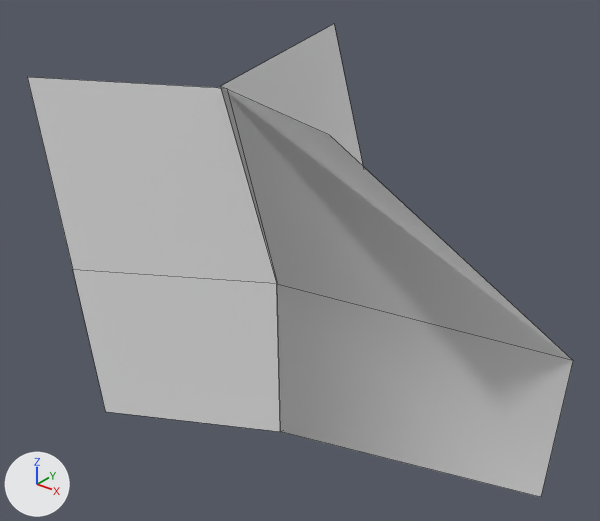
Two versions of the FBX model Assets/Art/3D Assets/SM_Grass_03.fbx, one commit apart.
Both versions are drawn from a camera (50 mm lens) standing at (0.144, -0.451, 0.388) and looking at (-0.204, -0.016, 0.119). Every picture has the same lights, and +X, +Y and +Z are marked at lower left. Mesh edges are drawn as thin lines. Where no turn or scale is listed for an object, it has been applied to the vertices.

Script lines for the objects in view, before the commit:
```python
me_plane_013 = bpy.data.meshes.new('Plane.013')
me_plane_013.from_pydata([(-0.119, -0.124, -0.008), (-0.165, -0.121, 0.251), (0.003, -0.053, -0.011), (-0.043, -0.05, 0.249), (-0.152, -0.114, 0.104), (0.002, -0.054, 0.117)], [], [(4, 5, 3, 1), (0, 2, 5, 4)])
me_plane_013.materials.append(mat_material_009)  # white #e7e7e7
me_plane_014 = bpy.data.meshes.new('Plane.014')
me_plane_014.from_pydata(...)  # 9 vertices, 4 faces; spans x -0.091..0.199, y -0.121..0.138, z -0.011..0.26
me_plane_014.materials.append(mat_material_009)  # white #e7e7e7
ob_plane_009 = bpy.data.objects.new('Plane.009', me_plane_013)
ob_plane_009.location = (-0.1962, -0.0002, 0.0005)
ob_plane_010 = bpy.data.objects.new('Plane.010', me_plane_014)
ob_plane_010.location = (-0.1962, -0.0002, 0.0005)
```
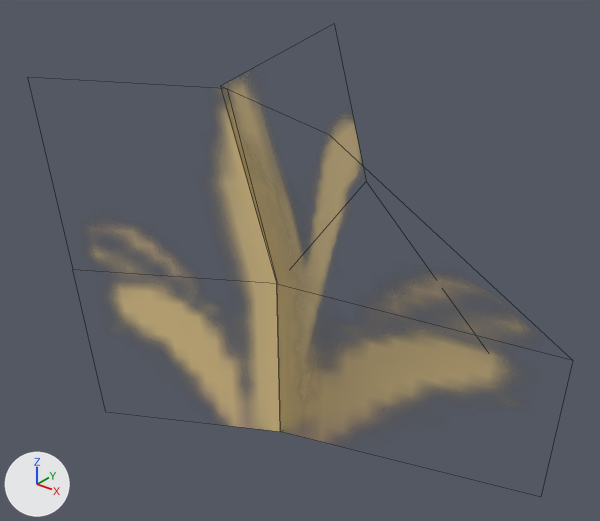
The newer file is also turned or shifted as a whole; pictures and numbers use the older file's frame.

Boxes (x1, y1, x2, y2) around the edits, measured in the pictures (600 x 521 px):
'Plane.010', reshaped
    before: (220, 24, 573, 497)
    after: (96, 82, 520, 443)
'Plane.009', deleted
    before: (28, 77, 281, 432)
part 1 of me_plane_014, added (brown)
    after: (96, 103, 281, 432)
part 2 of me_plane_014, recoloured (grey to brown)
    before: (220, 24, 573, 497)
    after: (230, 82, 520, 443)

Diff of the bpy script that builds the scene:
```diff
--- a/Assets/Art/3D Assets/SM_Grass_03.fbx.py
+++ b/Assets/Art/3D Assets/SM_Grass_03.fbx.py
@@ img_grass_flowers_png @@
+img_grass_flowers_png = load_image('Grass_Flowers.png', '../Textures/Grass_Flowers.png', 256, 256, 'Non-Color')
@@ mat_material_006 @@
+mat_material_006 = bpy.data.materials.new('Material.006')
+# uses the picture img_grass_flowers_png
@@ me_plane_014 @@
 # used by ob_plane_010; location = (-0.1962, -0.0002, 0.0005)
 # verts and faces of me_plane_014; kept vertices keep their numbers, new ones are numbered from 9
-me_plane_014.from_pydata(...)  # 9 vertices, 4 faces; spans x -0.091..0.199, y -0.121..0.138, z -0.011..0.26
+me_plane_014.from_pydata(...)  # 15 vertices, 6 faces; spans x -0.165..0.199, y -0.124..0.138, z -0.011..0.26
+# me_plane_014 part 1
+verts[9] = (-0.119, -0.124, -0.008)
+verts[10] = (-0.165, -0.121, 0.251)
+verts[11] = (0.003, -0.053, -0.011)  # pixel (280, 431)
+verts[12] = (-0.043, -0.05, 0.249)
+verts[13] = (-0.152, -0.114, 0.104)
+verts[14] = (0.002, -0.054, 0.117)  # pixel (277, 283)
+faces += [(10, 13, 14, 12), (9, 11, 14, 13)]
+# me_plane_014 part 2: 4 faces spanning x -0.091..0.199, y -0.121..0.138, z -0.011..0.26 switch from mat_material_009 (white #e7e7e7) to mat_material_006
@@ ob_plane_009 @@
-ob_plane_009 = bpy.data.objects.new('Plane.009', me_plane_013)
-ob_plane_009.location = (-0.1962, -0.0002, 0.0005)
```
